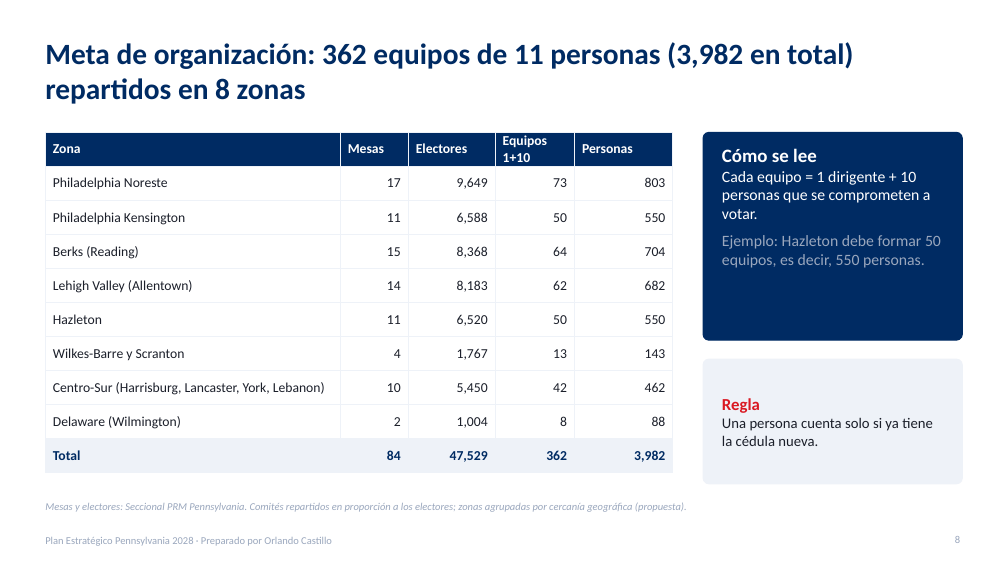
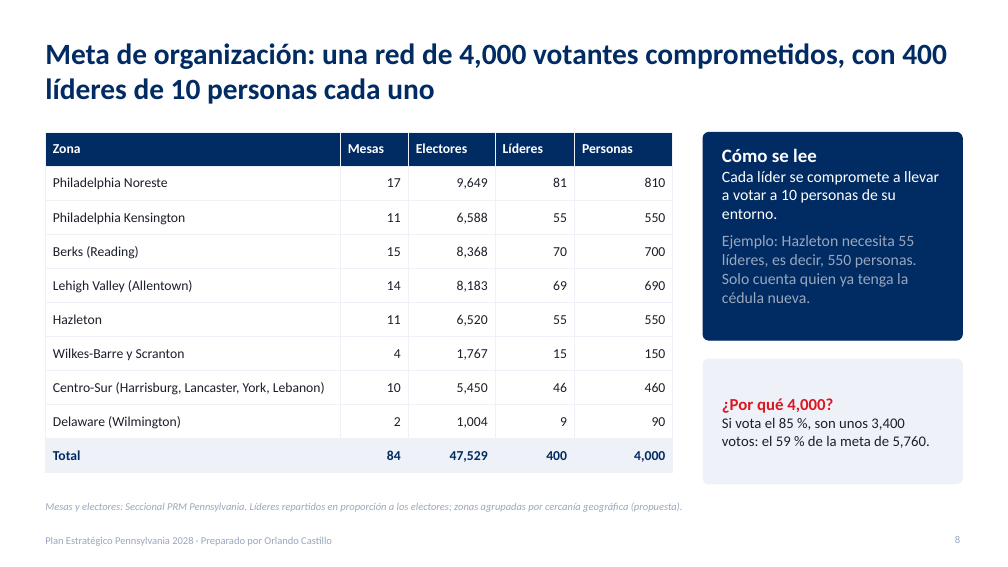
Before and after one commit to rcastillo9556/pdf-toolkit, a slide deck: slide 8 of presentaciones/Plan_Estrategico_Pennsylvania_2028.pptx. Drawn at 1008x567 pixels with LibreOffice and Linux fonts; fonts in the diff are those of the drawing. Boxes give left, top, right and bottom in pixels: in the first picture for what was removed or moved away, otherwise in the second. Text is boxed around its words. In the diff, an @@ line names an element or a change of style, - is before the commit and + after.

```diff
--- a/presentaciones/Plan_Estrategico_Pennsylvania_2028.pptx
+++ b/presentaciones/Plan_Estrategico_Pennsylvania_2028.pptx
@@ title at <box>45,43,947,104</box>: text changed @@
-Meta de organización: 362 equipos de 11 personas (3,982 en total) repartidos en 8 zonas
+Meta de organización: una red de 4,000 votantes comprometidos, con 400 líderes de 10 personas cada uno
@@ table at <box>45,132,673,466</box> @@
-row 1, column 4: Equipos 1+10
+row 1, column 4: Líderes
-row 2, column 4: 73
+row 2, column 4: 81
-row 2, column 5: 803
+row 2, column 5: 810
-row 3, column 4: 50
+row 3, column 4: 55
-row 4, column 4: 64
+row 4, column 4: 70
-row 4, column 5: 704
+row 4, column 5: 700
-row 5, column 4: 62
+row 5, column 4: 69
-row 5, column 5: 682
+row 5, column 5: 690
-row 6, column 4: 50
+row 6, column 4: 55
-row 7, column 4: 13
+row 7, column 4: 15
-row 7, column 5: 143
+row 7, column 5: 150
-row 8, column 4: 42
+row 8, column 4: 46
-row 8, column 5: 462
+row 8, column 5: 460
-row 9, column 4: 8
+row 9, column 4: 9
-row 9, column 5: 88
+row 9, column 5: 90
-row 10, column 4: 362
+row 10, column 4: 400
-row 10, column 5: 3,982
+row 10, column 5: 4,000
@@ text at <box>722,171,939,303</box>: text changed @@
-Cada equipo = 1 dirigente + 10 personas que se comprometen a votar.
-Ejemplo: Hazleton debe formar 50 equipos, es decir, 550 personas.
+Cada líder se compromete a llevar a votar a 10 personas de su entorno.
+Ejemplo: Hazleton necesita 55 líderes, es decir, 550 personas. Solo cuenta quien ya tenga la cédula nueva.
@@ text at <box>722,398,930,448</box>: text changed @@
-Regla
-Una persona cuenta solo si ya tiene la cédula nueva.
+¿Por qué 4,000?
+Si vota el 85 %, son unos 3,400 votos: el 59 % de la meta de 5,760.
@@ text at <box>45,503,683,512</box>: text changed @@
-Mesas y electores: Seccional PRM Pennsylvania. Comités repartidos en proporción a los electores; zonas agrupadas por cercanía geográfica (propuesta).
+Mesas y electores: Seccional PRM Pennsylvania. Líderes repartidos en proporción a los electores; zonas agrupadas por cercanía geográfica (propuesta).
```
Also in this commit, not shown: 4 other slides changed, 1 other file.
